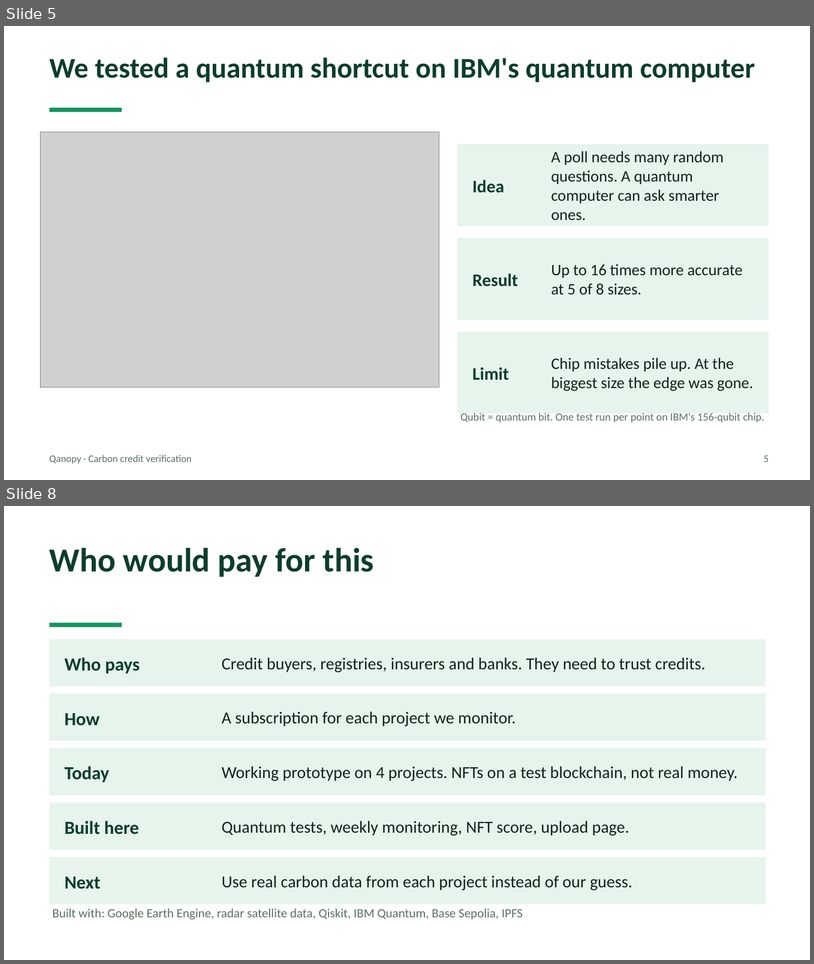
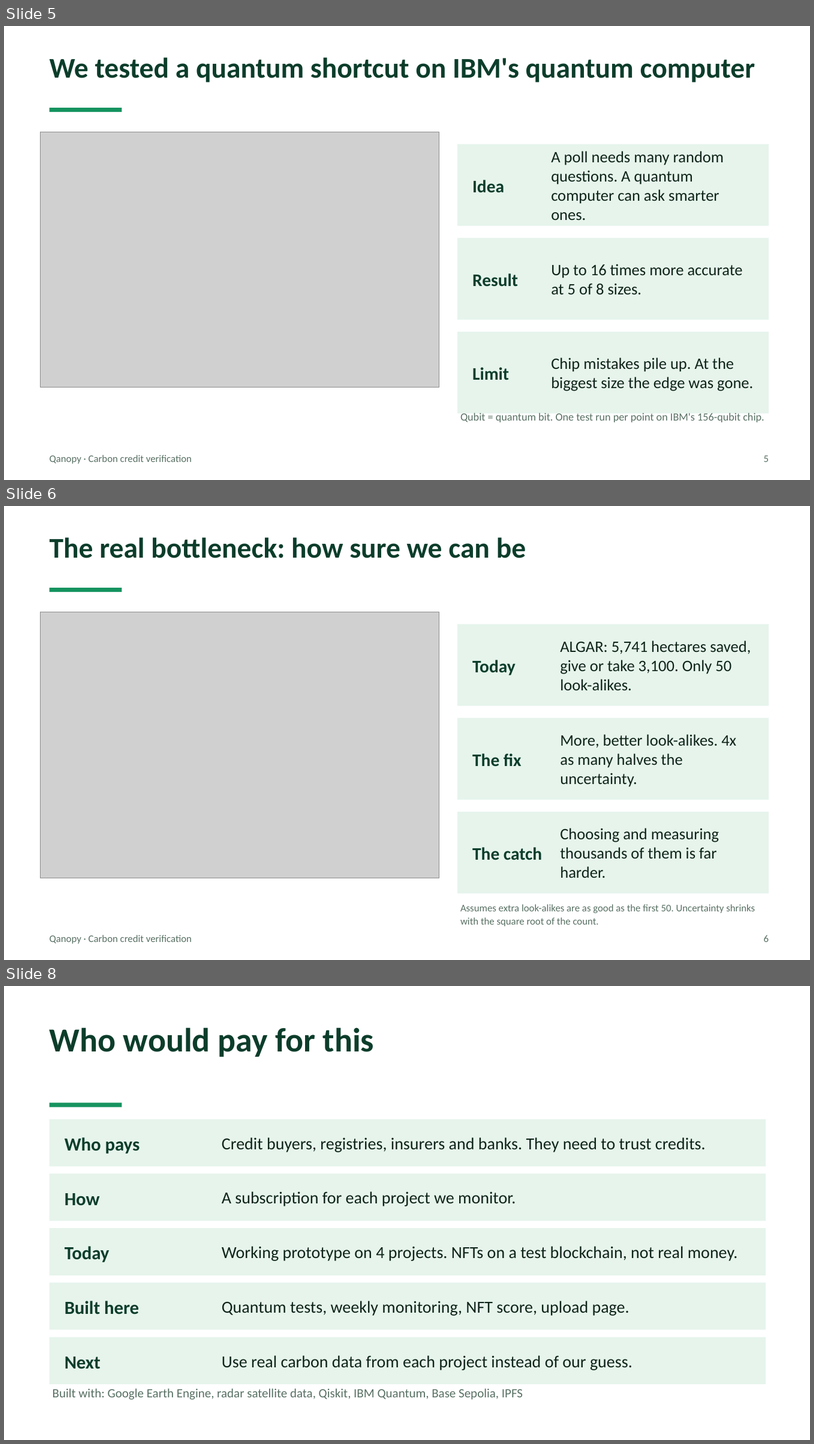
Before and after one commit to Quantum-hackathon-Qanopy/Parcel_finder, a slide deck: docs/Qanopy_pitch.pptx. Shown one above the other, each under a label of ours: slides 5 and 8 before the commit, slides 5, 6 and 8 after it; the slides between them are not shown. The pictures are 814x964 and 814x1444 pixels, drawn with LibreOffice and Linux fonts; fonts in the diff are those of the drawing; grey boxes stand for pictures. Boxes give left, top, right and bottom in pixels: in the first picture for what was removed or moved away, otherwise in the second. Text is boxed around its words. In the diff, an @@ line names an element or a change of style, - is before the commit and + after.

Commit message:
PPTX4

```diff
--- a/docs/Qanopy_pitch.pptx
+++ b/docs/Qanopy_pitch.pptx
@@ slide 6 added at <box>4,506,810,960</box>, background #FFFFFF @@
@@ text added at <box>50,537,526,558</box>, 34 pt, text #0C3D2B, bold @@
+The real bottleneck: how sure we can be
@@ rectangle added at <box>50,588,122,592</box>, fill #15935F @@
@@ picture added at <box>40,612,440,878</box> @@
@@ rectangle added at <box>458,624,769,706</box>, fill #E6F4EC @@
@@ text added at <box>560,640,751,690</box>, 19 pt, text #0F2419 @@
+ALGAR: 5,741 hectares saved, give or take 3,100. Only 50 look-alikes.
@@ text added at <box>473,660,515,675</box>, 21 pt, text #0C3D2B, bold @@
+Today
@@ rectangle added at <box>458,718,769,799</box>, fill #E6F4EC @@
@@ text added at <box>560,734,737,787</box>, 19 pt, text #0F2419 @@
+More, better look-alikes. 4x as many halves the uncertainty.
@@ text added at <box>473,753,522,766</box>, 21 pt, text #0C3D2B, bold @@
+The fix
@@ rectangle added at <box>458,811,769,893</box>, fill #E6F4EC @@
@@ text added at <box>560,828,719,877</box>, 19 pt, text #0F2419 @@
+Choosing and measuring thousands of them is far harder.
@@ text added at <box>473,847,542,860</box>, 21 pt, text #0C3D2B, bold @@
+The catch
@@ text added at <box>461,904,755,926</box>, 12 pt, text #587063 @@
+Assumes extra look-alikes are as good as the first 50. Uncertainty shrinks with the square root of the count.
@@ text added at <box>50,934,192,943</box>, 12 pt, text #587063 @@
+Qanopy · Carbon credit verification
@@ text added at <box>764,934,769,942</box>, 12 pt, text #587063 @@
+6
```
Also in this commit, not shown: 1 slide changed, 1 slide removed.
